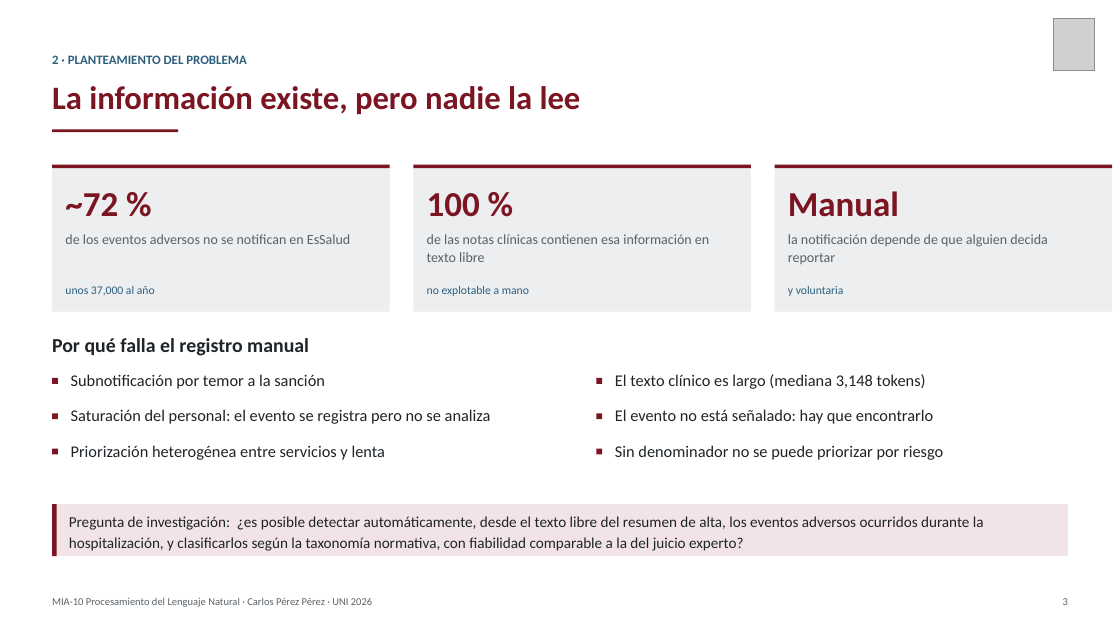
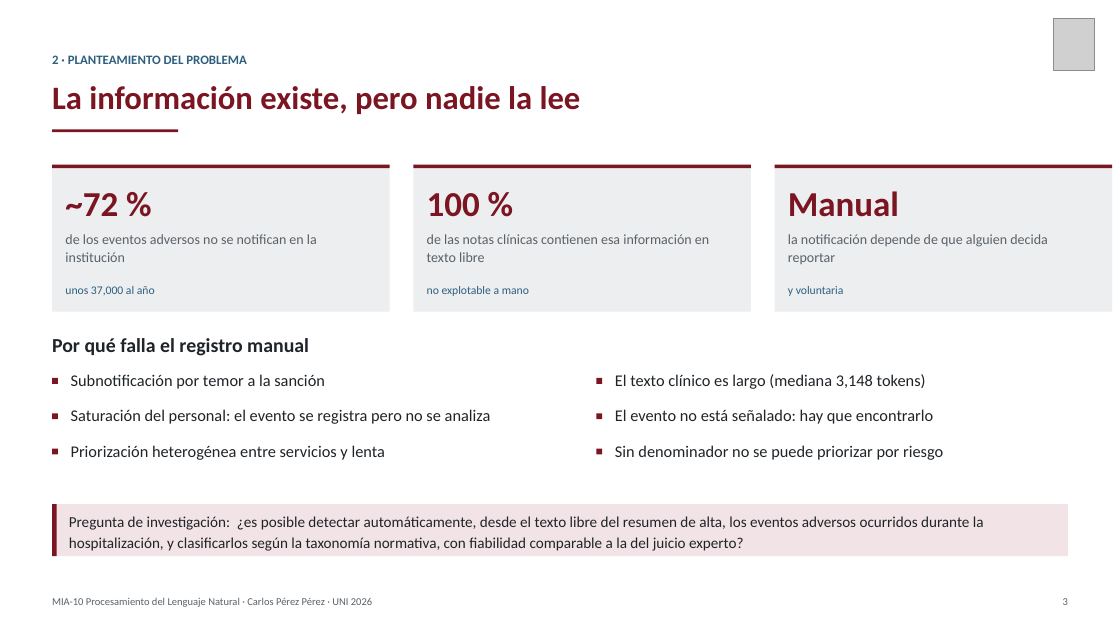
Before and after one commit to carlosperez100/PLN_SP, a slide deck: slide 4 of presentacion/Presentacion_Trabajo_Final_PLN_CarlosPerez.pptx. Drawn at 1120x630 pixels with LibreOffice and Linux fonts; fonts in the diff are those of the drawing; grey boxes stand for pictures. Boxes give left, top, right and bottom in pixels: in the first picture for what was removed or moved away, otherwise in the second. Text is boxed around its words. In the diff, an @@ line names an element or a change of style, - is before the commit and + after.

```diff
--- a/presentacion/Presentacion_Trabajo_Final_PLN_CarlosPerez.pptx
+++ b/presentacion/Presentacion_Trabajo_Final_PLN_CarlosPerez.pptx
@@ text at bbox=[65, 234, 317, 262]: text changed @@
-de los eventos adversos no se notifican en EsSalud
+de los eventos adversos no se notifican en la institución
```
Also in this commit, not shown: 4 other slides changed, 2 other files.
